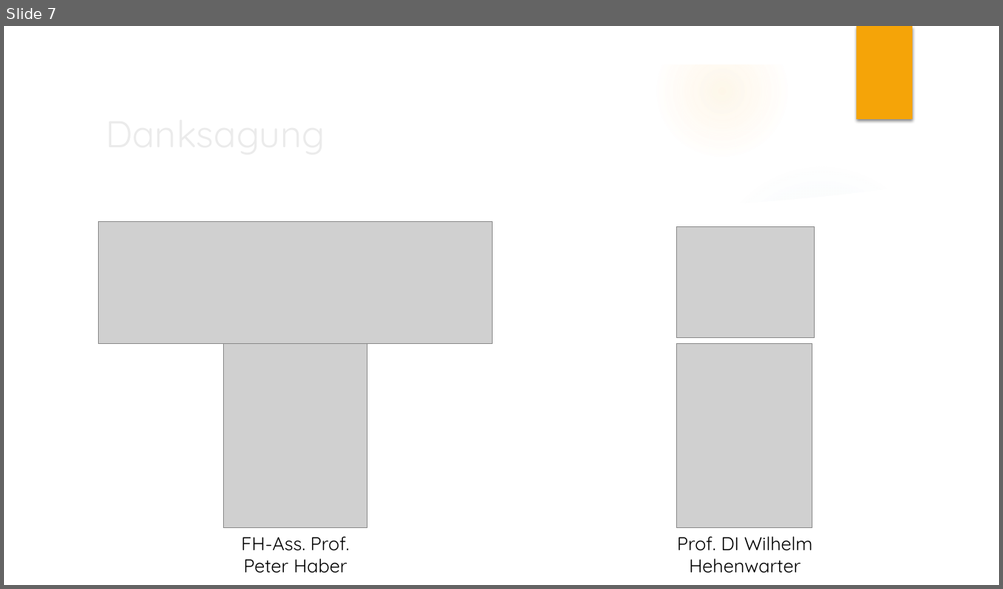
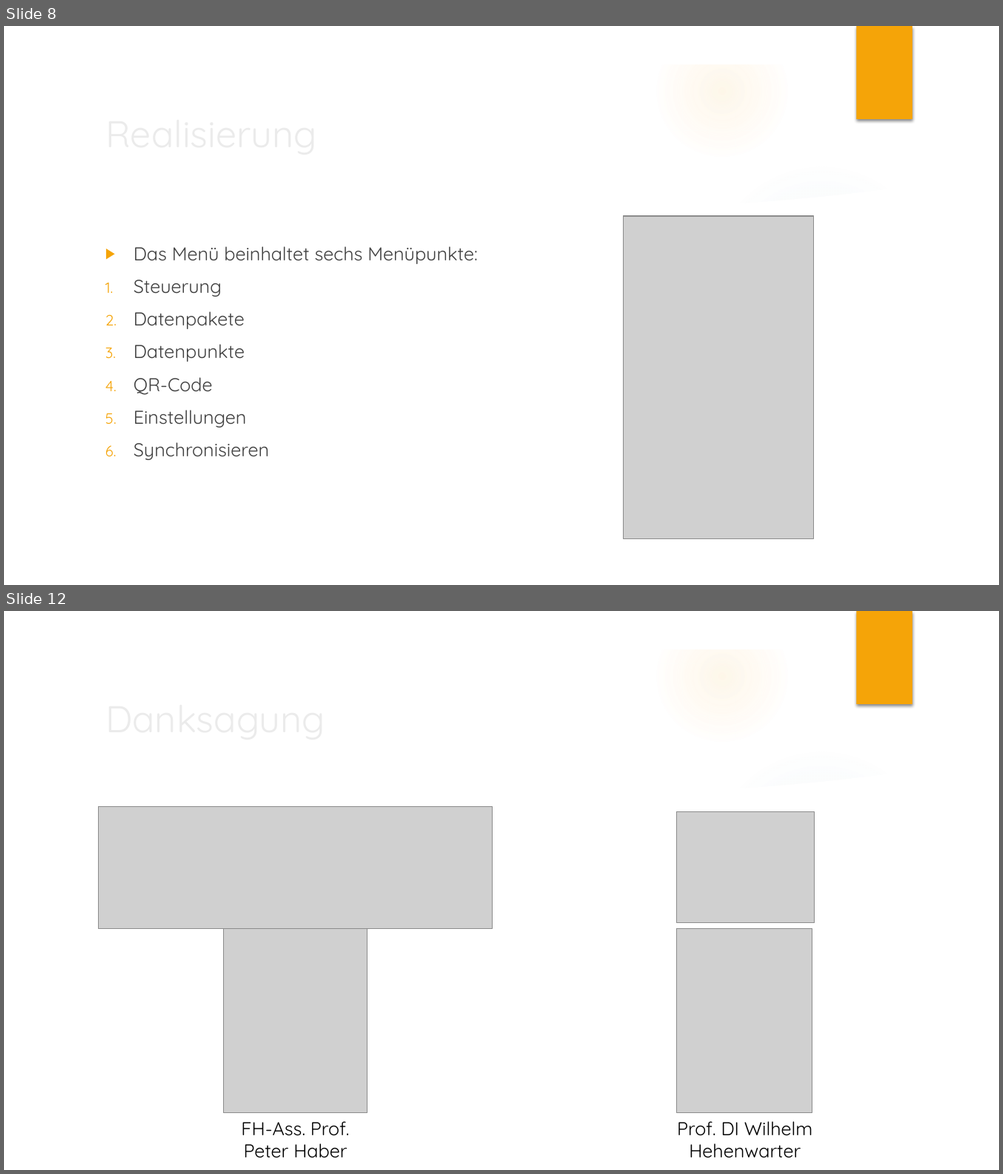
Before and after one commit to FerdinandBrunauer/Diplomarbeit, a slide deck: Planung/Präsentation/Präsentation.pptx. Shown one above the other, each under a label of ours: slide 7 before the commit, slides 8 and 12 after it; the slides between them are not shown. The pictures are 1003x589 and 1003x1174 pixels, drawn with LibreOffice and Linux fonts; fonts in the diff are those of the drawing; grey boxes stand for pictures; background and template pictures are left out. Boxes give left, top, right and bottom in pixels: in the first picture for what was removed or moved away, otherwise in the second. Text is boxed around its words. In the diff, an @@ line names an element or a change of style, - is before the commit and + after.

```diff
--- a/Planung/Präsentation/Präsentation.pptx
+++ b/Planung/Präsentation/Präsentation.pptx
@@ slide 8 added at box(4, 26, 999, 585), background picture (left out); not listed: 10 template elements that a slide beside it also shows @@
@@ title added at box(98, 104, 813, 164), 36 pt, text #EBEBEB @@
+Realisierung
@@ picture added at box(623, 216, 813, 540) @@
@@ text added at box(134, 247, 477, 460), 18 pt, text #404040 @@
+▶ Das Menü beinhaltet sechs Menüpunkte:
+1. Steuerung
+2. Datenpakete
+3. Datenpunkte
+4. QR-Code
+5. Einstellungen
+6. Synchronisieren
@@ what was slide 7 is now slide 12 @@
```
Also in this commit, not shown: 3 slides changed, 6 other slides added, 1 slide removed, 3 other files.
